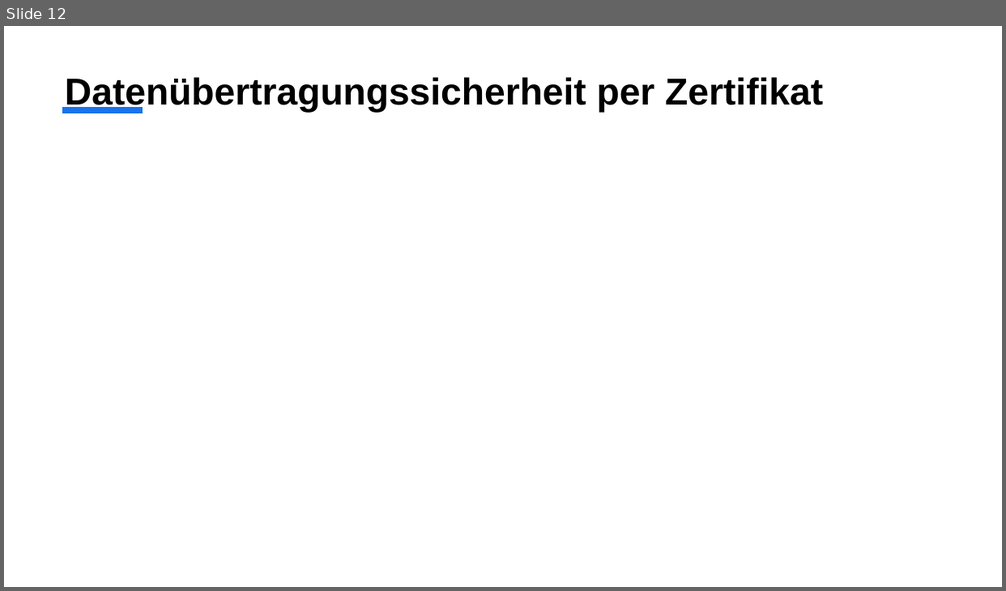
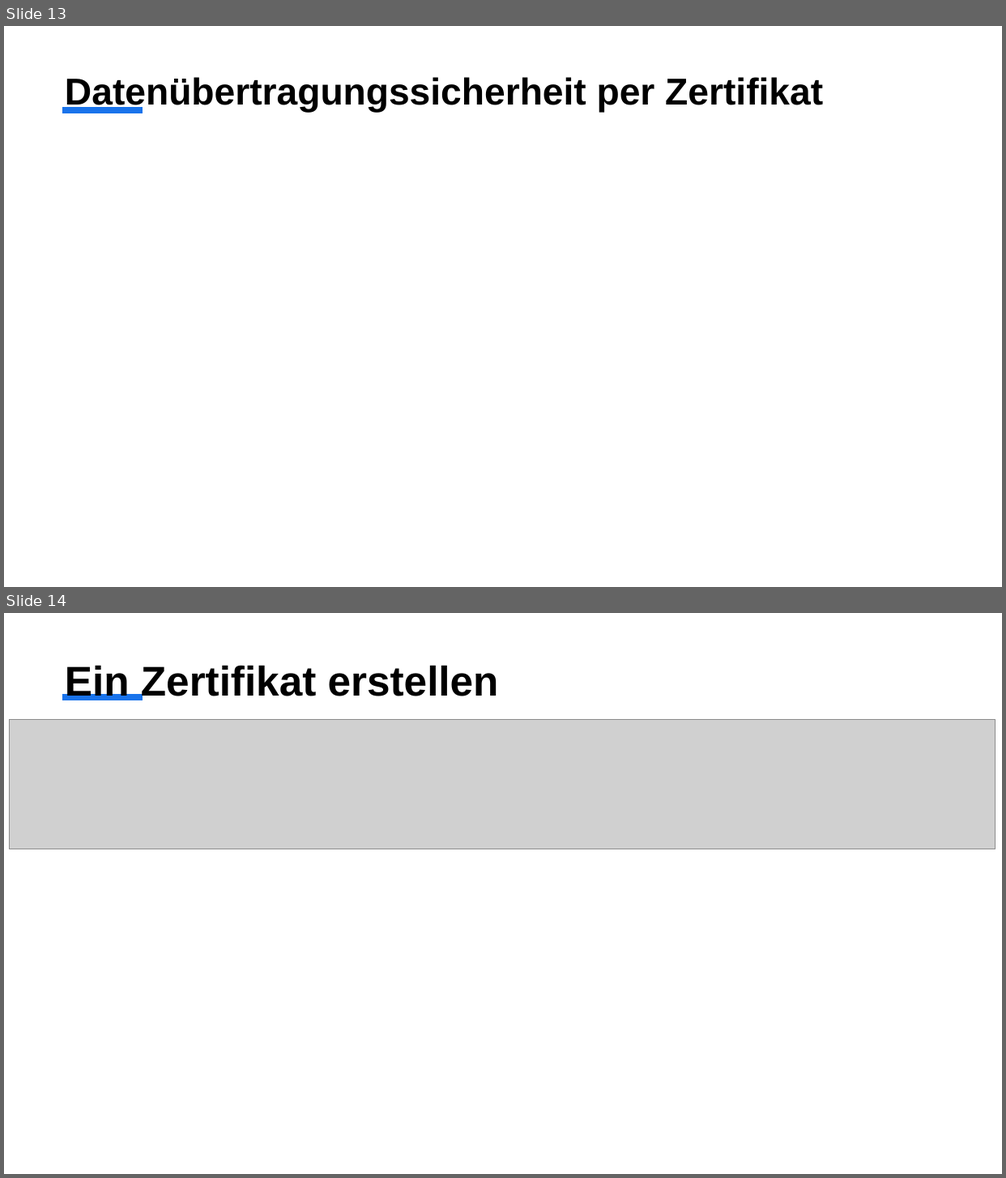
Before and after one commit to k-krauss/MQTT, a slide deck: Präsentation über IoT und MQTT.pptx. Shown one above the other, each under a label of ours: slide 12 before the commit, slides 13 and 14 after it. The pictures are 1006x591 and 1006x1178 pixels, drawn with LibreOffice and Linux fonts; fonts in the diff are those of the drawing; grey boxes stand for pictures. Boxes give left, top, right and bottom in pixels: in the first picture for what was removed or moved away, otherwise in the second. Text is boxed around its words. In the diff, an @@ line names an element or a change of style, - is before the commit and + after.

```diff
--- a/Präsentation über IoT und MQTT.pptx
+++ b/Präsentation über IoT und MQTT.pptx
@@ slide 14 added at [4, 613, 1002, 1174], background #FFFFFF; not listed: 1 template element that a slide beside it also shows @@
@@ title added at [65, 665, 499, 700], 40 pt, text #000000, bold @@
+Ein Zertifikat erstellen
@@ picture added at [9, 719, 995, 850] @@
@@ what was slide 12 is now slide 13 @@
```
Also in this commit, not shown: 3 slides changed, 2 other slides added, 29 other files.
